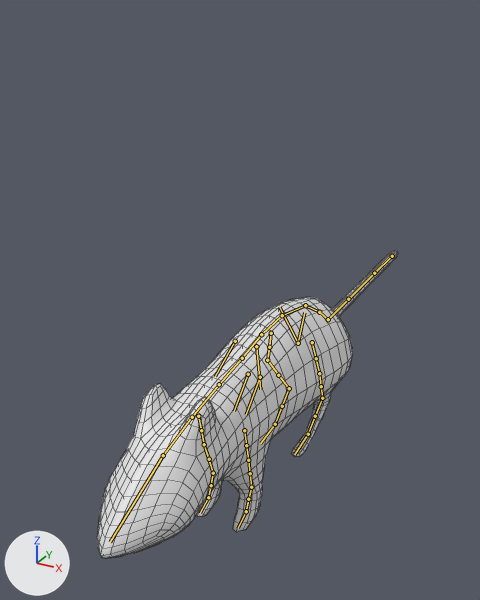
An edit to the Blender file Models/RatCharacter/rat.blend, drawn before and after from the same camera.
The view is the same before and after, from a camera (50 mm lens) standing at (1.35, -2.77, 2.37) and looking at (-0.29, 0.21, 0.88). Every picture has the same lights, and +X, +Y and +Z are marked at lower left. The bones that bend it are drawn over the model as lines. Mesh edges are drawn as thin lines.

In view in the first picture: 'Rat'.
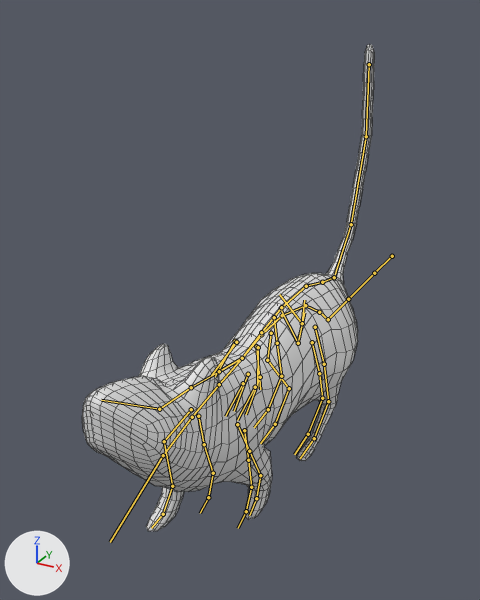
The newer file adds an action. The first version stands in its rest pose; the second is drawn at frame 7 of the action 'WalkBall'.

Pixel boxes (x1, y1, x2, y2) of what changed, in the pictures (480 x 600 px):
'Rat', posed (58% taller): before (97, 251, 398, 558); after (82, 45, 374, 531)

The change in detail:
Bone 'hips' (bone_hips) turns from (0, 0, 0) to (17, 0, 0) degrees about its own x, y and z.
Bone 'chest' (bone_chest) turns from (0, 0, 0) to (-17, 0, 0) degrees about its own x, y and z.
Bone 'spine_master.003' (bone_spine_master_003) turns from (0, 0, 0) to (25, 0, 0) degrees about its own x, y and z.
Bone 'neck' (bone_neck) turns from (0, 0, 0) to (-11, 0, 0) degrees about its own x, y and z.
Bone 'head' (bone_head) turns from (0, 0, 0) to (-58, 0, 0) degrees about its own x, y and z.
Bone 'front_foot_ik.L' (bone_front_foot_ik_l) moves from (0.0, 0.0, 0.0) to (0.0, 0.12, -0.02).
Bone 'front_foot_ik.L' (bone_front_foot_ik_l) turns from (0, 0, 0) to (9, 0, 0) degrees about its own x, y and z.
Bone 'front_foot_ik.R' (bone_front_foot_ik_r) moves from (0.0, 0.0, 0.0) to (0.0, -0.4, 0.22).
Bone 'front_foot_ik.R' (bone_front_foot_ik_r) turns from (0, 0, 0) to (-18, 0, 0) degrees about its own x, y and z.
Bone 'foot_ik.L' (bone_foot_ik_l) moves from (0.0, 0.0, 0.0) to (0.08, -0.11, 0.07).
Bone 'foot_ik.L' (bone_foot_ik_l) turns from (0, 0, 0) to (-3, 0, 0) degrees about its own x, y and z.
Bone 'foot_ik.R' (bone_foot_ik_r) moves from (0.0, 0.0, 0.0) to (-0.12, 0.13, -0.01).
